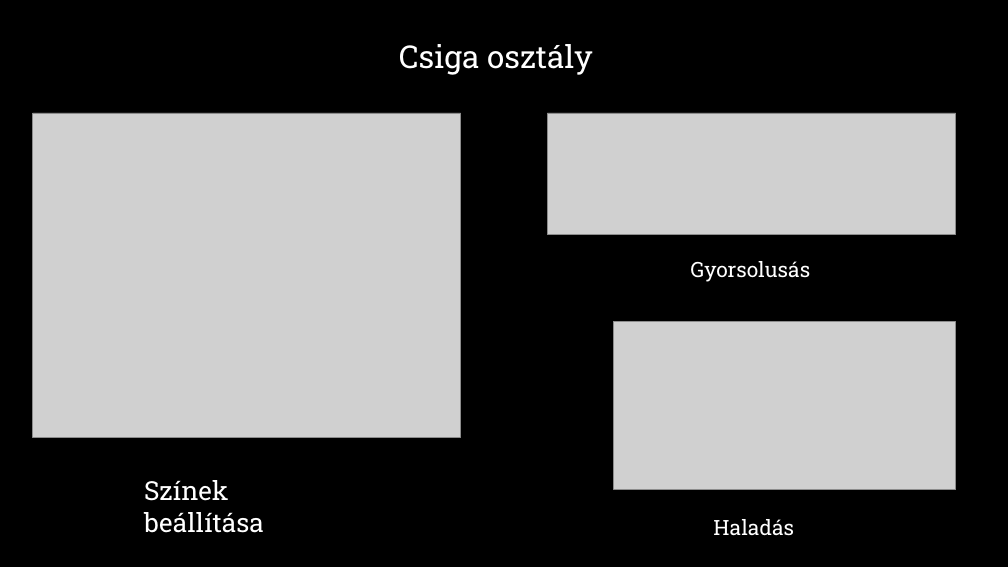
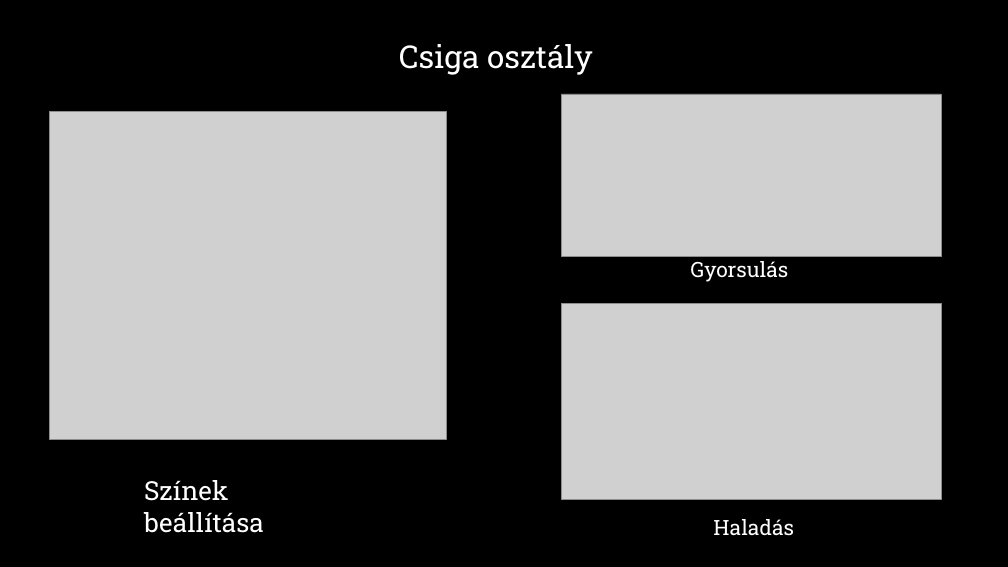
Before and after one commit to GBalint20/CsigaVerseny, a slide deck: slide 4 of CsigaVersenyPPT2.pptx. Drawn at 1008x567 pixels with LibreOffice and Linux fonts; fonts in the diff are those of the drawing; grey boxes stand for pictures; background and template pictures are left out. Boxes give left, top, right and bottom in pixels: in the first picture for what was removed or moved away, otherwise in the second. Text is boxed around its words. In the diff, an @@ line names an element or a change of style, - is before the commit and + after.

```diff
--- a/CsigaVersenyPPT2.pptx
+++ b/CsigaVersenyPPT2.pptx
@@ picture resized from (x1=33, y1=113, x2=461, y2=437) to (x1=49, y1=111, x2=446, y2=440) @@
@@ picture resized from (x1=547, y1=113, x2=956, y2=234) to (x1=562, y1=94, x2=941, y2=256) @@
@@ text at (x1=690, y1=261, x2=788, y2=282): text changed @@
-Gyorsolusás
+Gyorsulás
@@ picture resized from (x1=614, y1=322, x2=956, y2=490) to (x1=562, y1=304, x2=941, y2=500) @@
```
Also in this commit, not shown: 2 other slides changed, 8 other files.
